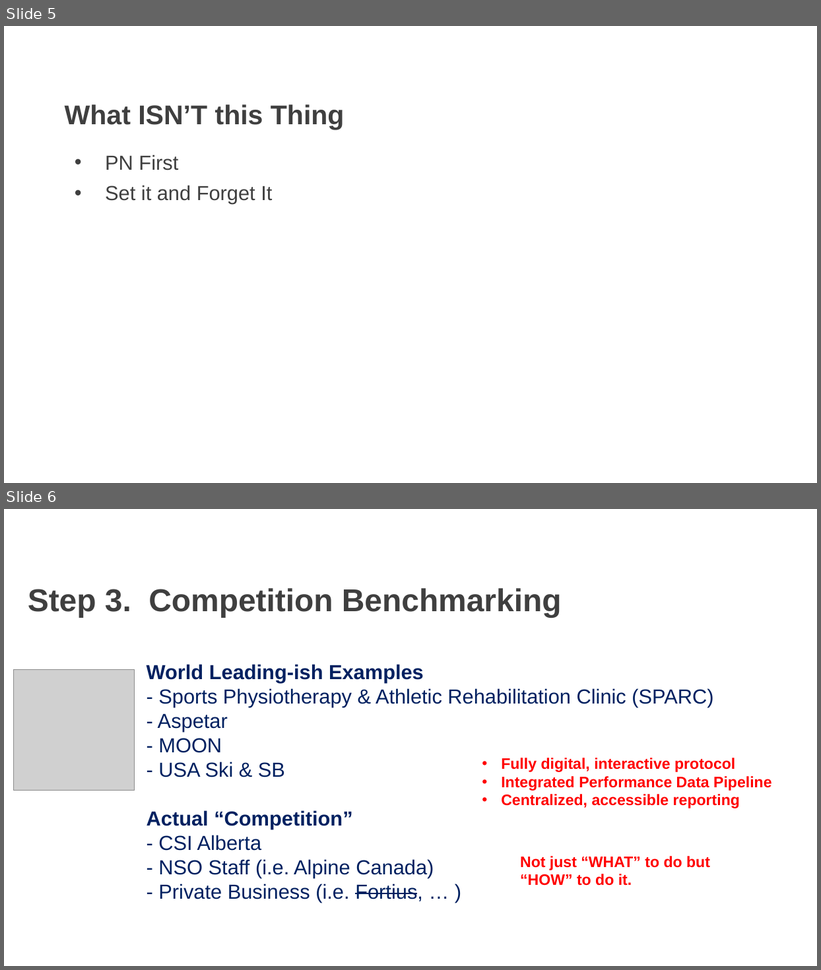
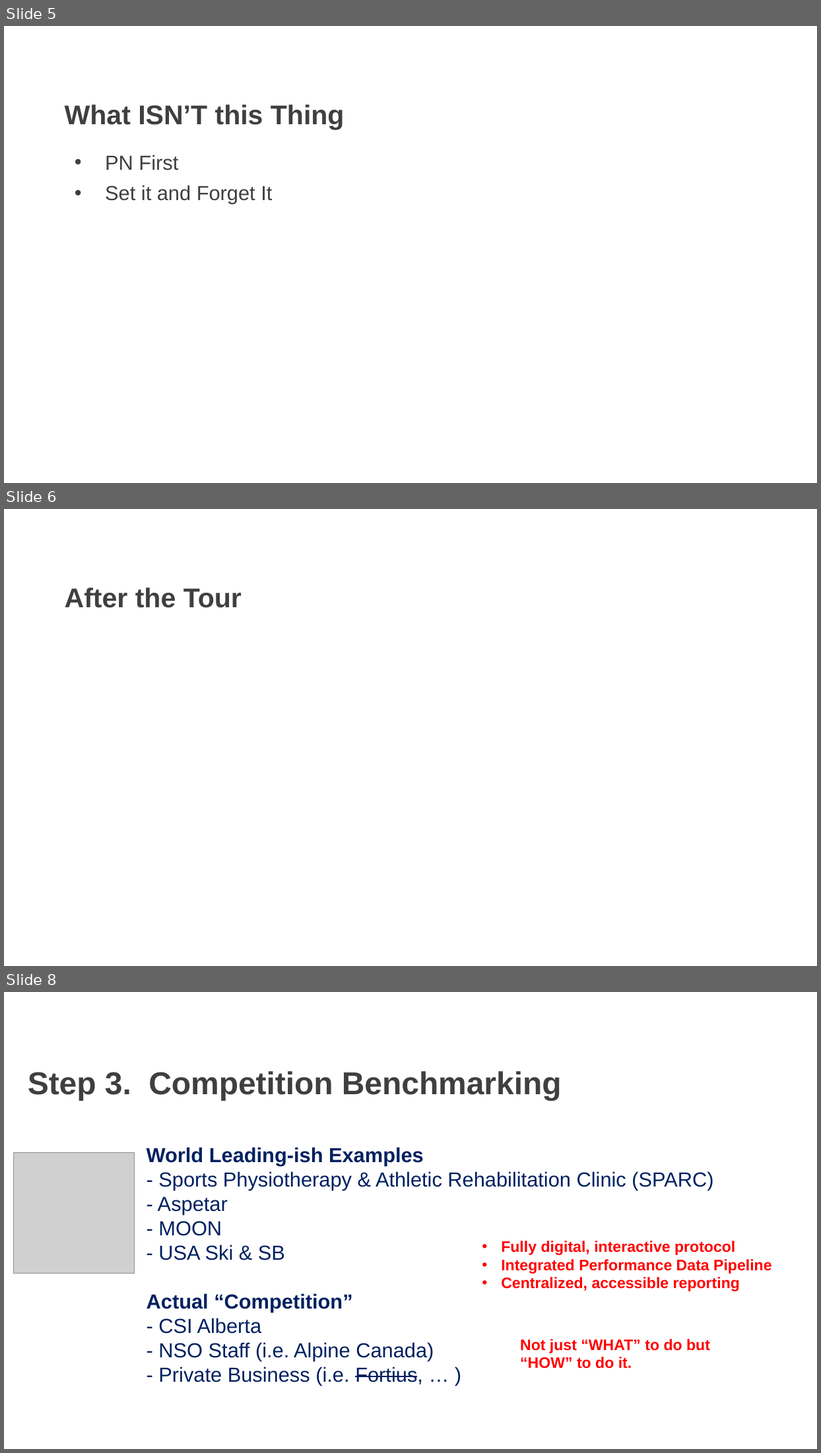
Before and after one commit to AKates717/CSI-Pacific-RTP, a slide deck: RTP Resources/RTP_L&L_2026.pptx. Shown one above the other, each under a label of ours: slides 5 and 6 before the commit, slides 5, 6 and 8 after it; the slides between them are not shown. The pictures are 821x970 and 821x1453 pixels, drawn with LibreOffice and Linux fonts; fonts in the diff are those of the drawing; grey boxes stand for pictures; background and template pictures are left out. Boxes give left, top, right and bottom in pixels: in the first picture for what was removed or moved away, otherwise in the second. Text is boxed around its words. In the diff, an @@ line names an element or a change of style, - is before the commit and + after.

```diff
--- a/RTP Resources/RTP_L&L_2026.pptx
+++ b/RTP Resources/RTP_L&L_2026.pptx
@@ slide 6 added at [4, 509, 817, 966], background picture (left out) @@
@@ title added at [65, 588, 242, 608], 32 pt, text #3F3F3F, bold @@
+After the Tour
@@ what was slide 6 is now slide 8 @@
```
Also in this commit, not shown: 1 other slide added, 13 other files.
